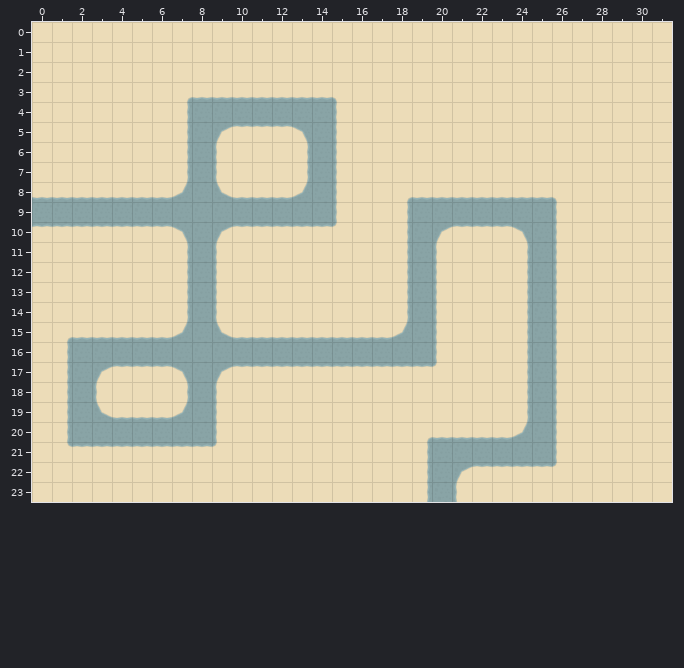
Two states of a Tiled map, res/levels/1/1.tmx. Above: the version before the commit.
Cells are 32x32 px. Shown: x 0..31, y 0..23.
New version:
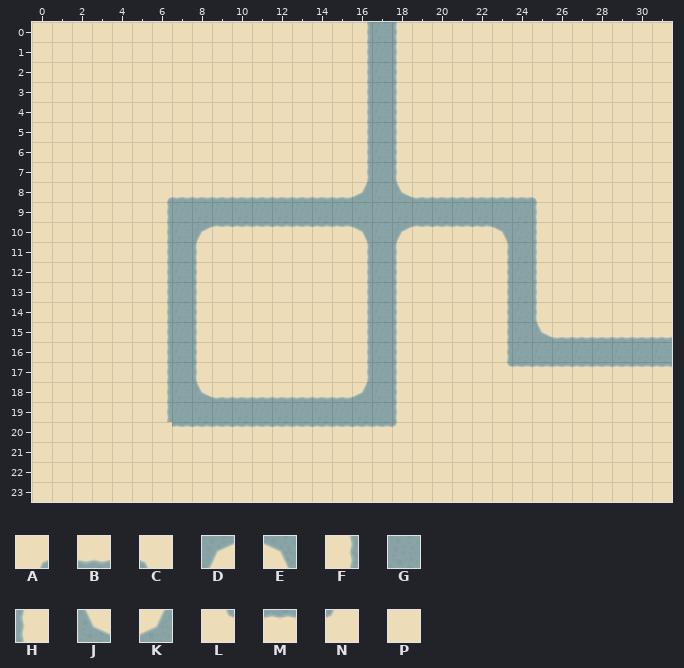
Key: from "sheet": A 0, B 1, C 2, D 3, E 4, F 5, G 6, H 7, J 8, K 9, L 10, M 11, N 12, P 13.
_ is an empty cell.
Tiles replaced or removed in this view: A, B, C, D, E, F, G, H, J, K, L, M, N, P.
From old to new:
Changed rows in their new state; . is an unchanged cell.
Layer "Tile Layer 1":
first column x 0:
 0 ................FGH.............
 1 ................FGH.............
 2 ................FGH.............
 3 .......PPPPPPPPPFGH.............
 4 .......PPPPPPPPPFGH.............
 5 .......PPPPPPPPPFGH.............
 6 .......PPP...PPPFGH.............
 7 .......PPP...PPPFGH.............
 8 PPPPPPABBB...BBBKGJ......CP.....
 9 PPPPPPF........GGGG......HP.....
10 PPPPPPFGDM.....MEGDMM..EGHP.....
11 ......FGHP......FGHPP..FGHP.....
12 ......FGHP......FGHPP..FGHP.....
13 ......FGHP......FGHPP..FGHP.....
14 ......FGHP......FGHPP..FGHP.....
15 .PPPPPFGHPPPPPPPFGHPP..FGJBBBBBB
16 .PPPPPF.HPPPPPPPF.HPP..FG.GGGGGG
17 .PPPPPFGHPPPPPPPFGHPP..LMMMMMMMM
18 .PPP..FGJBBBBBBBKGH.....PPP.....
19 .PPPPPFG.GGGGGGGGGH.....PPP.....
20 .PPPPPPMMMMMMMMMMMNPPPPPPPP.....
21 .PPPPPPPPP.........PPPPPPPP.....
22 ...................PPPPPPPP.....
23 ...................PPP..........
Boxes around the changes in both pictures, in picture pixels (x1, y1, x2, y2):
changed: (32, 22, 672, 502)
